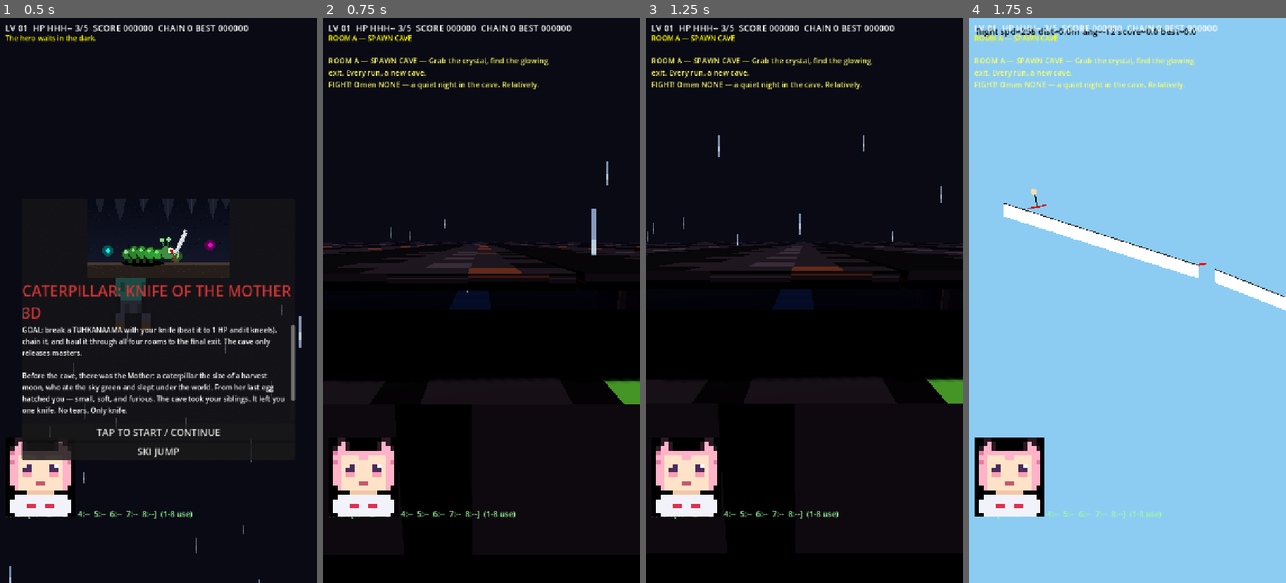
Above: before the commit, frames 1-4 (left to right).
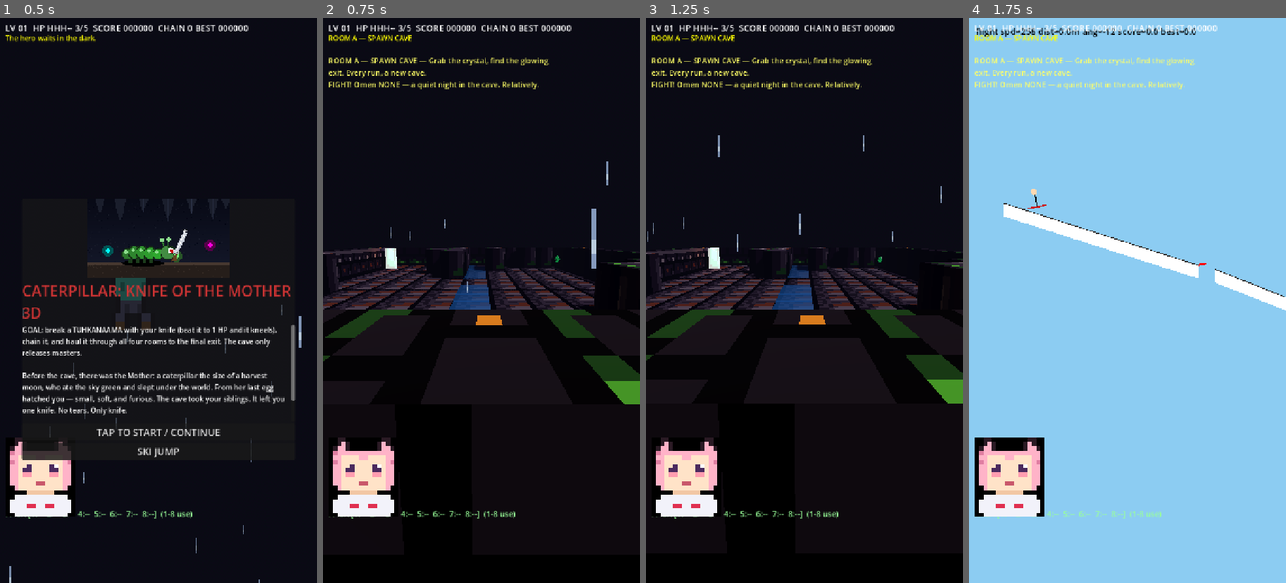
Above: after the commit, the same moments.

Repository: taistelupelto-rgb/tuomon-oma-videopeli
Game: Godot game, scene res://main.tscn
Same seed, same stepped clock (60 frames per second), same inputs: the game is played once before the commit and once after it.
Inputs (mouse positions are in pixels of both pictures, inside the frame that each line leads up to):
- Up to frame 1 (0.5 s): no input
- Up to frame 2 (0.75 s): click "TAP TO START / CONTINUE" at 0.5 s
- Up to frame 3 (1.25 s): no input
- Up to frame 4 (1.75 s): tap Enter at 1.25 s; move the mouse to (1197, 272) at 1.27 s; hold Right from 1.28 s (still down); tap J at 1.35 s; click (1197, 272) at 1.42 s; tap Space at 1.52 s

Frame 1 is identical in both runs. In frame 2, 7.3% of the frame differs, in the area x 0-100%, y 39-65%; in frame 3, 7.3%; in frame 4, nothing differs.

Commit message:
feat: remove cave ceiling so view and rain stay clear

Diff:
--- a/main.gd
+++ b/main.gd
@@ -572,24 +572,6 @@
 	"kkddgssssssgddkk",
 	"kkdggggmggmggdkk",
 	"kkddddddddddddkk",
-]
-const CEIL_TEX := [
-	"kkkkkkkkkkkkkkkk",
-	"kdkdkdkdkdkdkdkk",
-	"dddddddddddddddd",
-	"dddsddsddsddsddd",
-	"dsdsdsdsdsdsdsds",
-	"ddwddddwddddwddd",
-	"ddlddddllddddddd",
-	"ddkdddkdddkdddkd",
-	"dkdkdkdkdkdkdkdk",
-	"ddddrdddddrddddd",
-	"dsdsdsdsdsdsdsds",
-	"dddddddddddddddd",
-	"kdkdkdkdkdkdkdkk",
-	"kkkkkkkkkkkkkkkk",
-	"kkkkkkkkkkkkkkkk",
-	"kkkkkkkkkkkkkkkk",
 ]
 const SPIKE_TEX := [
 	"DDDDDDDDDDDDDDDD",
@@ -2019,7 +2001,6 @@
 		_pixel_mat(FLOOR_B, CAVE_PAL),
 		_pixel_mat(FLOOR_A, CAVE_PAL),
 	]
-	var ceil_m := _pixel_mat(CEIL_TEX, CAVE_PAL)
 	var wall_m := _pixel_mat(WALL_TEX, CAVE_PAL)
 	var pillar_m := _pixel_mat(PILLAR_TEX, CAVE_PAL)
 	var spike_m := _tex_mat("spike", SPIKE_TEX, _spike_pal(), 1.6)
@@ -2044,7 +2025,7 @@
 	fcol.position = Vector3(TW * CELL / 2.0 - CELL / 2.0, -0.5, TH * CELL / 2.0 - CELL / 2.0)
 	static_body.add_child(fcol)
 	room_node.add_child(static_body)
-	# checker floor tiles (visual) + ceiling
+	# checker floor tiles (visual); no ceiling: open sky keeps the view and rain clear
 	for my in TH:
 		for mx in TW:
 			var wx := mx * CELL
@@ -2053,9 +2034,6 @@
 			var t := _box(Vector3(CELL * 0.98, 0.08, CELL * 0.98), floor_mats[fidx])
 			t.position = Vector3(wx, -0.04, wz)
 			room_node.add_child(t)
-			var c := _box(Vector3(CELL * 0.98, 0.08, CELL * 0.98), ceil_m)
-			c.position = Vector3(wx, WALL_H + 0.6, wz)
-			room_node.add_child(c)
 	# walls / pillars / spikes / exit
 	for my in TH:
 		for mx in TW:
